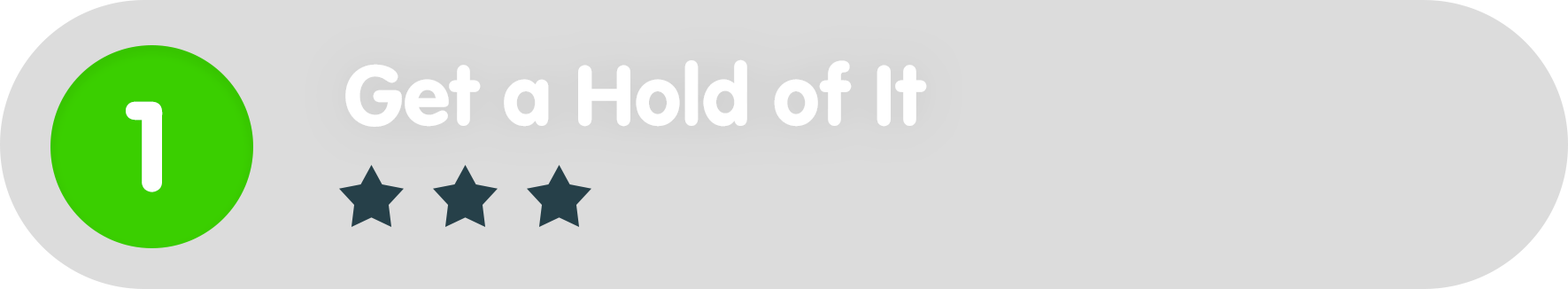
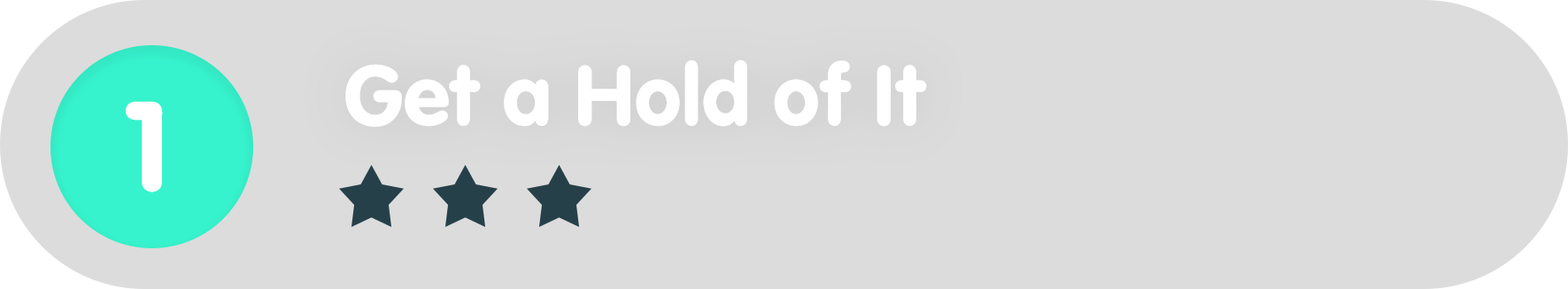
Layers edited between the first and the second 1568x289 image:
painted on "Ellipse_green" over [50, 45, 254, 248]
